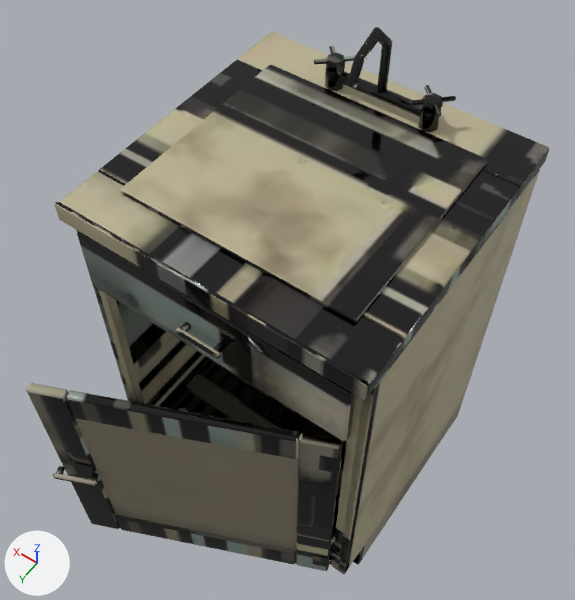
One commit to the glTF model public/models/furniture_counter_sink.glb: the scene before it, then after it.
The view is the same before and after, from a 50 mm camera at (-0.546, 0.83, 1.827) aimed at (0.014, 0.045, 0.594). Arrows for +X, +Y and +Z are at lower left; the lights stay in place. The older version comes first. Vertices at exactly the same position are counted once.

Objects in the first picture: 'furniture_counter_sink'.
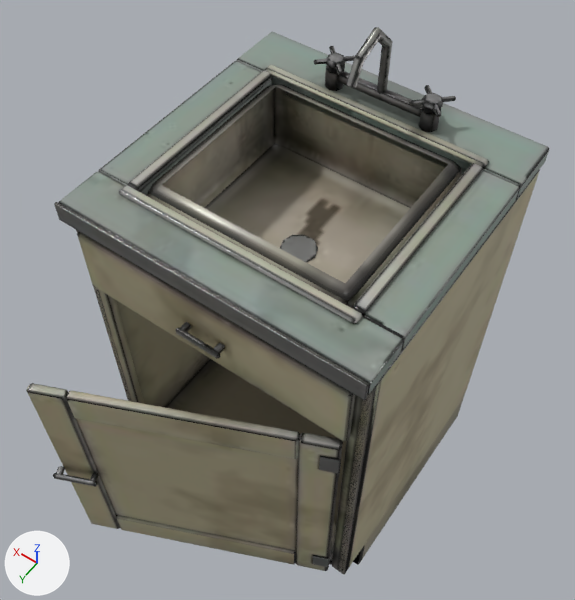
What differs and where, as boxes (x1, y1, x2, y2) in the pictures (575 x 600 px; the box of a moved part takes in the faces that stretch with it):
part 1 of me_furniture_counter_sink, added: after (353, 163, 483, 314)
part 2 of me_furniture_counter_sink, added: after (128, 70, 271, 190)
part 3 of me_furniture_counter_sink, moved or reshaped: before (120, 65, 487, 323); after (119, 65, 489, 324)
part 4 of me_furniture_counter_sink, surface changed: (26, 27, 549, 574) in both

The edits, one by one:
me_furniture_counter_sink is used by ob_furniture_counter_sink; location (0.0, 0.0, 0.0).
me_furniture_counter_sink had 1218 vertices, 2244 faces and spanned x -0.3..0.3, y -0.3..0.539, z 0.0..1.081.
me_furniture_counter_sink now has 1258 vertices, 2306 faces and spans x -0.3..0.3, y -0.3..0.539, z 0.0..1.081.
me_furniture_counter_sink part 1: a new loose piece of 24 vertices spanning x -0.232..-0.21, y -0.18..0.2, z 0.898..0.908, in mat_furniture_counter_sink.
me_furniture_counter_sink part 2: a new loose piece of 24 vertices spanning x 0.21..0.232, y -0.18..0.2, z 0.898..0.908, in mat_furniture_counter_sink.
Part 3, on me_furniture_counter_sink:
50 vertices are removed from x -0.23..0.23, y -0.2..0.22, z 0.898..0.91.
106 faces are deleted.
2 vertices move from x -0.23..0.23, y -0.195..0.215, z 0.905 to x -0.232..0.232, y -0.184..0.204, z 0.904.
28 vertices are added at x -0.232..0.232, y -0.202..0.222, z 0.902..0.908.
6 new vertices lie (0.0, 0.004, -0.004) away from vertices in x -0.228..0.228, y -0.202..0.218, z 0.902..0.908.
8 new vertices lie (0.0, 0.014, 0.0) away from vertices in x -0.228..0.232, y -0.198..0.215, z 0.898..0.908.
84 new faces join them.
me_furniture_counter_sink part 4: 2124 kept faces spanning x -0.3..0.3, y -0.3..0.539, z 0.0..1.081 get new texture (UV) coordinates.
